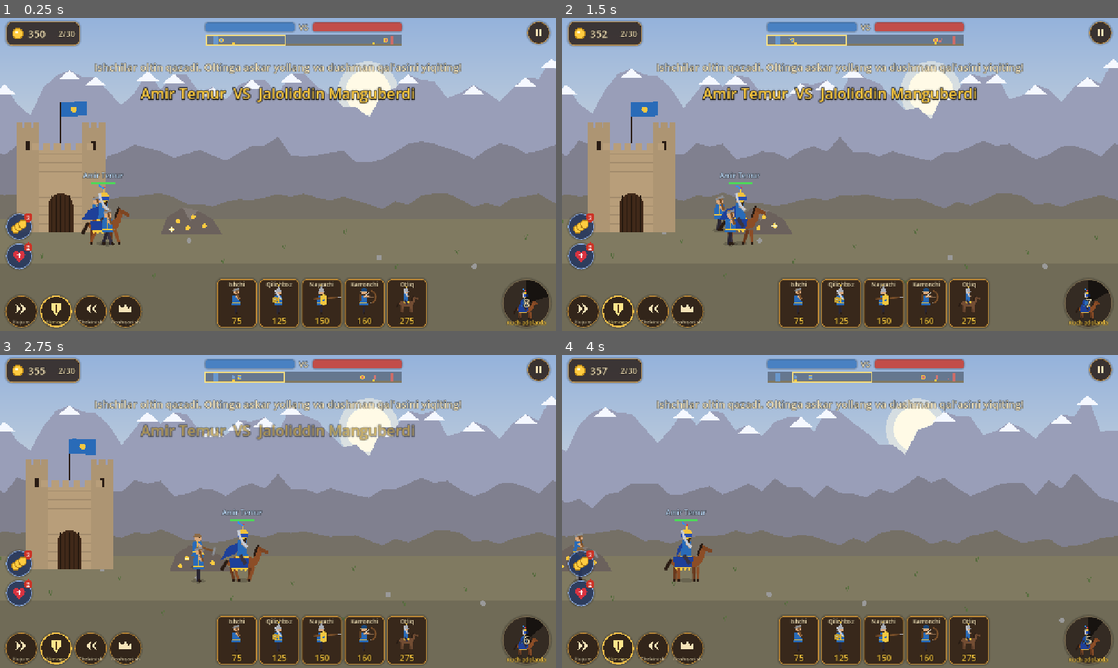
Above: before the commit, frames 1-4 (two rows, left to right).
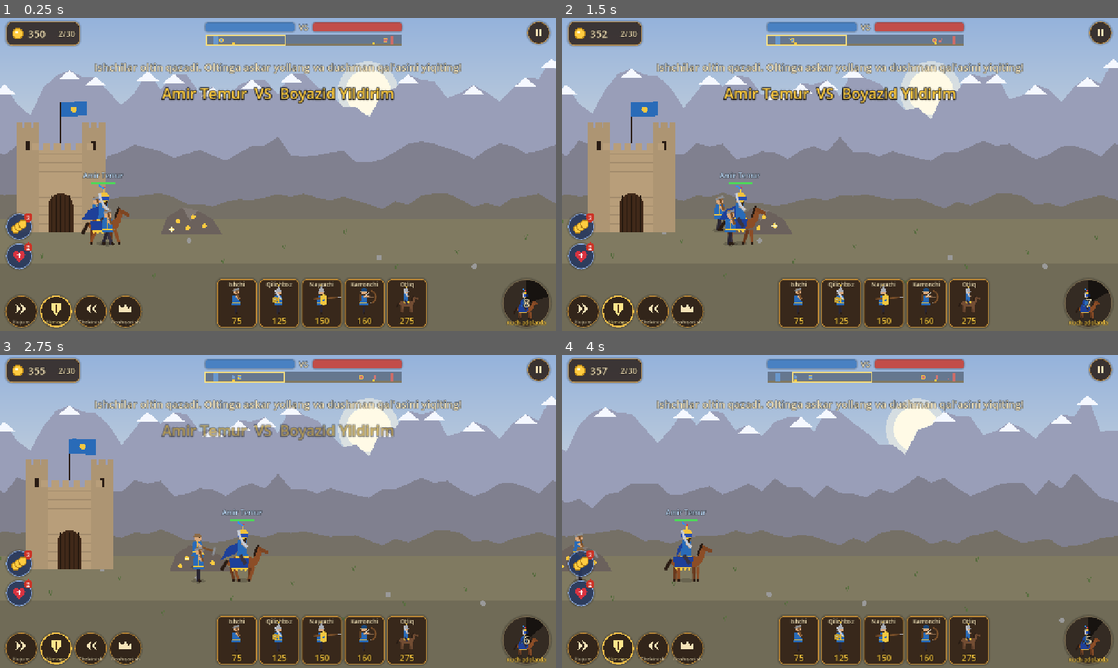
Above: after the commit, the same moments.

Repository: bekzodbeknematov8-cpu/lost-centuries-game
Game: Godot game, scene res://scenes/battle.tscn
Two runs of this game, one before a commit and one after it. Both use one fixed random seed, a clock stepped at 60 frames per second and the inputs below. This scene is started directly instead of the project's main scene.
Inputs (mouse positions are in pixels of both pictures, inside the frame that each line leads up to):
- Up to frame 1 (0.25 s): no input
- Up to frame 2 (1.5 s): tap Enter at 0.5 s; move the mouse to (962, 158) at 0.52 s; hold D 0.53-1.25 s; click (962, 158) at 0.67 s; tap Space at 0.77 s; drag from (728, 190) to (812, 237) at 1.27 s
- Up to frame 3 (2.75 s): move the mouse to (333, 442) at 2.02 s; hold D from 2.03 s (still down)
- Up to frame 4 (4 s): release D at 2.75 s; drag from (812, 574) to (673, 464) at 2.77 s; move the mouse to (1006, 558) at 3.52 s; hold A from 3.53 s (still down); tap Space at 3.77 s

The runs differ from the first frame. In frame 1, 1.6% of the frame differs, in the area x 25-75%, y 6-28%; in frame 2, 1.6%; in frame 3, 1.4%; in frame 4, nothing differs.

Commit message:
Yangi sarkarda Bobur (1-qism): To'p zarbasi kuchi, ko'rinish, ovoz
Bobur erkin jang, turnir va ustaxonada; zambarak portlashi (zarar, itarish,
karaxtlik), yangi ovoz. Tuzatildi: kuch tugmasidagi to'liq doira poligoni.
Smoke test endi 'Invalid polygon' xatosini ham ushlaydi.

Co-Authored-By: Claude Opus 5.5 <noreply@anthropic.com>
Claude-Session: https://claude.ai/code/session_01AUvG8mVZ2xcqJ9Wfw9UwnE

Diff:
--- a/data/heroes.json
+++ b/data/heroes.json
@@ -193,6 +193,56 @@
 			"stun": 1.5
 		}
 	},
+	"bobur": {
+		"name": "HERO_BOBUR",
+		"title": "HERO_BOBUR_TITLE",
+		"hero": true,
+		"cost": 0,
+		"value": 720,
+		"pop": 0,
+		"hp": 840,
+		"damage": 27,
+		"range": 36,
+		"cooldown": 0.9,
+		"speed": 135,
+		"armor": 6,
+		"class": "melee",
+		"tags": [
+			"cavalry",
+			"hero"
+		],
+		"weapon": "sabre",
+		"armor_type": "metal",
+		"mount": true,
+		"bonus": {},
+		"look": {
+			"cape": [
+				0.1,
+				0.42,
+				0.28
+			],
+			"helm": "bobur_turban",
+			"plume": [
+				0.95,
+				0.82,
+				0.3
+			]
+		},
+		"ability": {
+			"id": "cannon",
+			"name": "ABIL_CANNON",
+			"desc": "ABIL_CANNON_DESC",
+			"cooldown": 30,
+			"dist": 300,
+			"radius": 85,
+			"damage": 55,
+			"ticks": 3,
+			"spread": 90,
+			"interval": 0.55,
+			"knock": 45,
+			"stun": 0.8
+		}
+	},
 	"sardor": {
 		"name": "HERO_SARDOR",
 		"title": "HERO_SARDOR_TITLE",
--- a/data/strings.json
+++ b/data/strings.json
@@ -304,6 +304,30 @@
 		"en": "Charges like lightning, striking and stunning every enemy in his path.",
 		"ru": "Молнией проносится вперёд, поражая и оглушая всех врагов на пути.",
 		"tr": "Yıldırım gibi atılır; yolundaki tüm düşmanları vurur ve sersemletir."
+	},
+	"HERO_BOBUR": {
+		"uz": "Zahiriddin Bobur",
+		"en": "Babur",
+		"ru": "Бабур",
+		"tr": "Babür Şah"
+	},
+	"HERO_BOBUR_TITLE": {
+		"uz": "Shoir, Boburiylar saltanati asoschisi (1483–1530)",
+		"en": "Poet, founder of the Mughal Empire (1483–1530)",
+		"ru": "Поэт, основатель империи Великих Моголов (1483–1530)",
+		"tr": "Şair, Babür İmparatorluğu'nun kurucusu (1483–1530)"
+	},
+	"ABIL_CANNON": {
+		"uz": "To'p zarbasi",
+		"en": "Cannon Barrage",
+		"ru": "Пушечный залп",
+		"tr": "Top Atışı"
+	},
+	"ABIL_CANNON_DESC": {
+		"uz": "Zambaraklar dushman to'dasiga ketma-ket uch marta o'q uzadi: zarar, itarib yuborish va karaxtlik.",
+		"en": "Cannons fire three blasts in a row into the enemy ranks: damage, knockback and a short stun.",
+		"ru": "Пушки трижды бьют по вражескому строю: урон, отбрасывание и короткое оглушение.",
+		"tr": "Toplar düşman safına art arda üç atış yapar: hasar, geri itme ve kısa sersemletme."
 	},
 	"CAMPAIGN": {
 		"uz": "Kampaniya",
--- a/data/upgrades.json
+++ b/data/upgrades.json
@@ -8,5 +8,5 @@
 		"start_gold": {"name": "UPG_START_GOLD", "desc": "UPG_START_GOLD_DESC", "icon": "coin",   "max": 5,  "base_cost": 100, "growth": 1.55, "per_level": 50},
 		"hero_power": {"name": "UPG_HERO",       "desc": "UPG_HERO_DESC",       "icon": "crown",  "max": 10, "base_cost": 160, "growth": 1.42, "per_level": 0.06}
 	},
-	"hero_prices": {"chingiz": 0, "jaloliddin": 1500, "temur": 2500, "boyazid": 3500}
+	"hero_prices": {"chingiz": 0, "jaloliddin": 1500, "temur": 2500, "boyazid": 3500, "bobur": 4500}
 }
--- a/scripts/autoload/game_state.gd
+++ b/scripts/autoload/game_state.gd
@@ -279,7 +279,7 @@
 
 func heroes_owned_count() -> int:
 	var n := 0
-	for h in ["chingiz", "jaloliddin", "temur", "boyazid"]:
+	for h in ["chingiz", "jaloliddin", "temur", "boyazid", "bobur"]:
 		if hero_owned(h):
 			n += 1
 	return n
--- a/scripts/sim/battle_sim.gd
+++ b/scripts/sim/battle_sim.gd
@@ -224,6 +224,10 @@
 				if dx > -10.0 and dx < float(a.dist): n += 1
 			"rally":
 				if absf(e.x - h.x) < 500.0: n += 1
+			"cannon":
+				var cc := _rain_center(h, a, dir)
+				var half := float(a.spread) * (int(a.ticks) - 1) * 0.5 + float(a.radius)
+				if absf(e.x - (cc + dir * float(a.spread) * (int(a.ticks) - 1) * 0.5)) < half: n += 1
 	return n
 
 
@@ -265,6 +269,14 @@
 			h.dash_to = clampf(h.x + dir * float(a.dist), 40.0, WORLD_LEN - 40.0)
 			h.dash_hit = {}
 			ev.to = h.dash_to
+		"cannon":
+			# Zambaraklar: to'daga ketma-ket bir nechta portlash (oldinga qarab siljiydi)
+			var cc := _rain_center(h, a, dir)
+			zones.append({"kind": "cannon", "team": team_idx, "x": cc, "dir": dir, "radius": float(a.radius),
+				"damage": float(a.damage), "ticks": int(a.ticks), "total": int(a.ticks), "spread": float(a.spread),
+				"interval": float(a.interval), "knock": float(a.knock), "stun": float(a.stun), "t": 0.0, "next": 0.5})
+			ev.x = cc
+			h.attack_anim = 0.35
 		"rally":
 			t.buff_time = float(a.duration)
 			t.buff_dmg = float(a.damage_mult)
@@ -369,10 +381,21 @@
 		if z.next <= 0.0 and z.ticks > 0:
 			z.ticks -= 1
 			z.next = z.interval
-			for e in units:
-				if e.team != z.team and e.is_alive() and absf(e.x - z.x) < z.radius:
-					_pending_hits.append([e, z.damage, "arrow", null])
-			events.append({"type": "rain_tick", "team": z.team, "x": z.x})
+			if z.kind == "cannon":
+				var bx: float = z.x + z.dir * z.spread * float(z.total - 1 - z.ticks)
+				for e in units:
+					if e.team != z.team and e.is_alive() and absf(e.x - bx) < z.radius:
+						_pending_hits.append([e, z.damage, "blast", null])
+						e.stun = maxf(e.stun, z.stun)
+						if not e.hero:
+							e.x = clampf(e.x + signf(e.x - bx if e.x != bx else z.dir) * z.knock, 20.0, WORLD_LEN - 20.0)
+							_idx_new.append(e)
+				events.append({"type": "cannon_blast", "team": z.team, "x": bx})
+			else:
+				for e in units:
+					if e.team != z.team and e.is_alive() and absf(e.x - z.x) < z.radius:
+						_pending_hits.append([e, z.damage, "arrow", null])
+				events.append({"type": "rain_tick", "team": z.team, "x": z.x})
 		if z.ticks > 0 or z.next > -0.5:
 			keep.append(z)
 	zones = keep
--- a/scripts/ui/hero_select.gd
+++ b/scripts/ui/hero_select.gd
@@ -1,7 +1,7 @@
 extends Control
 ## Jangdan oldin qahramon tanlash ekrani.
 
-const ORDER := ["chingiz", "jaloliddin", "temur", "boyazid"]
+const ORDER := ["chingiz", "jaloliddin", "temur", "boyazid", "bobur"]
 
 var _t := 0.0
 var _cards: Array = []
--- a/scripts/ui/hud.gd
+++ b/scripts/ui/hud.gd
@@ -203,10 +203,13 @@
 		elif team.ability_cd > 0.0:
 			var a: Dictionary = _u.def.ability
 			var k := team.ability_cd / float(a.cooldown)
-			var pts := PackedVector2Array([c])
-			for i in 33:
-				pts.append(c + Vector2.from_angle(-PI / 2 + TAU * k * i / 32.0) * (size.x * 0.5 - 3))
-			if k > 0.01:
+			if k >= 0.995:
+				# To'liq doira: poligon o'z boshiga qaytib "buziladi", shuning uchun oddiy doira
+				draw_circle(c, size.x * 0.5 - 3, Color(0, 0, 0, 0.55))
+			elif k > 0.01:
+				var pts := PackedVector2Array([c])
+				for i in 33:
+					pts.append(c + Vector2.from_angle(-PI / 2 + TAU * k * i / 32.0) * (size.x * 0.5 - 3))
 				draw_colored_polygon(pts, Color(0, 0, 0, 0.55))
 			var txt2 := "%d" % ceili(team.ability_cd)
 			draw_string_outline(font, Vector2(0, c.y + 10), txt2, HORIZONTAL_ALIGNMENT_CENTER, size.x, 28, 5, Color.BLACK)
--- a/scripts/ui/tournament_screen.gd
+++ b/scripts/ui/tournament_screen.gd
@@ -1,7 +1,7 @@
 extends Control
 ## Turnir: sarkarda tanlash, 8 raundli zinapoya, boshlash/davom ettirish.
 
-const HEROES := ["chingiz", "jaloliddin", "temur", "boyazid"]
+const HEROES := ["chingiz", "jaloliddin", "temur", "boyazid", "bobur"]
 
 var _t := 0.0
 var _hero := ""
@@ -67,7 +67,7 @@
 	add_child(hb)
 	for h in HEROES:
 		var b := Button.new()
-		b.custom_minimum_size = Vector2(230, 46)
+		b.custom_minimum_size = Vector2(212, 46)
 		b.text = tr(str(GameData.heroes[h].name))
 		b.clip_text = true
 		b.pressed.connect(func() -> void:
@@ -138,7 +138,7 @@
 		b.text = tr(str(GameData.heroes[h].name))
 		var bfs := 22
 		var bf := b.get_theme_default_font()
-		while bfs > 13 and bf.get_string_size(b.text, HORIZONTAL_ALIGNMENT_LEFT, -1, bfs).x > b.custom_minimum_size.x - 20:
+		while bfs > 11 and bf.get_string_size(b.text, HORIZONTAL_ALIGNMENT_LEFT, -1, bfs).x > b.custom_minimum_size.x - 34:
 			bfs -= 1
 		b.add_theme_font_size_override("font_size", bfs)
 		b.add_theme_stylebox_override("normal", UITheme.box(Color(0.5, 0.3, 0.08) if h == _hero else Color(0.25, 0.15, 0.08), Painter.GOLD if h == _hero else Color(0.5, 0.38, 0.2), 10, 3 if h == _hero else 2))
--- a/scripts/ui/workshop.gd
+++ b/scripts/ui/workshop.gd
@@ -169,7 +169,7 @@
 	ht.add_theme_font_size_override("font_size", 26)
 	ht.add_theme_color_override("font_color", Painter.GOLD)
 	hv.add_child(ht)
-	for hid in ["chingiz", "jaloliddin", "temur", "boyazid"]:
+	for hid in ["chingiz", "jaloliddin", "temur", "boyazid", "bobur"]:
 		var row := HBoxContainer.new()
 		row.add_theme_constant_override("separation", 8)
 		hv.add_child(row)
--- a/scripts/view/battle.gd
+++ b/scripts/view/battle.gd
@@ -325,6 +325,9 @@
 					Sfx.play("thunder", 1.0, 0.03)
 					_effects.append({"kind": "lightning", "from": x, "to": float(e.to), "t": 0.0, "life": 0.6, "seed": randi()})
 					_shake = minf(1.2, _shake + 0.5)
+				"cannon":
+					Sfx.play("drum", 1.0, 0.0)
+					Sfx.play("horn_attack", 0.6, 0.0)
 				"rally":
 					Sfx.play("rally", 1.0, 0.0)
 					_effects.append({"kind": "ring", "pos": Vector2(x, _unit_y(0.55) - 40.0), "t": 0.0, "life": 1.2, "color": Painter.GOLD})
@@ -337,6 +340,14 @@
 			_shake = minf(1.2, _shake + 0.6)
 			_effects.append({"kind": "ring", "pos": Vector2(x, _unit_y(0.55)), "t": 0.0, "life": 0.6, "color": Color(0.85, 0.75, 0.55)})
 			_add_dust(Vector2(x, _unit_y(0.55)), 10)
+		"cannon_blast":
+			Sfx.play("cannon", maxf(0.5, _vol_at(x)), 0.06)
+			_shake = minf(1.2, _shake + 0.45)
+			var gp := Vector2(x, _unit_y(0.55))
+			_effects.append({"kind": "blast", "pos": gp, "t": 0.0, "life": 0.5})
+			_effects.append({"kind": "ring", "pos": gp, "t": 0.0, "life": 0.5, "color": Color(1.0, 0.7, 0.3)})
+			_add_dust(gp, 12)
+			_add_debris(gp)
 		"rain_tick":
 			Sfx.play("arrow_flesh", _vol_at(x) * 0.5)
 			for i in 9:
@@ -601,6 +612,14 @@
 				var d := Vector2(fx.dir * 260.0, 900.0).normalized()
 				draw_line(fx.pos - d * 22.0, fx.pos, Painter.WOOD.lightened(0.2), 2.0)
 				draw_line(fx.pos - d * 22.0, fx.pos - d * 16.0 + d.orthogonal() * 4.0, Color(0.95, 0.95, 0.9), 1.5)
+			"blast":
+				# Portlash chaqnashi (qonsiz): sariq-to'q sariq yorug'lik va tutun
+				var bp: Vector2 = fx.pos
+				draw_circle(bp + Vector2(0, -30), 20.0 + k * 70.0, Color(1.0, 0.85, 0.4, 0.75 * (1.0 - k)))
+				draw_circle(bp + Vector2(0, -30), 10.0 + k * 40.0, Color(1.0, 0.98, 0.85, 0.9 * (1.0 - k)))
+				for j in 5:
+					var ang := TAU * j / 5.0 + 0.4
+					draw_circle(bp + Vector2(cos(ang) * 40.0, -30.0 + sin(ang) * 18.0) * (0.5 + k), 14.0 + k * 16.0, Color(0.45, 0.42, 0.4, 0.5 * (1.0 - k)))
 			"ring":
 				var rc: Color = fx.color
 				rc.a = 1.0 - k
--- a/scripts/view/painter.gd
+++ b/scripts/view/painter.gd
@@ -191,6 +191,18 @@
 			ci.draw_line(head + Vector2(0, -15), head + Vector2(0, -22), _c(GOLD, a), 3.0)
 			ci.draw_circle(head + Vector2(0, -23), 2.5, _c(Color(0.9, 0.2, 0.2), a))
 			ci.draw_line(head + Vector2(0, -21), head + Vector2(-9, -27), _c(plume, a), 3.0)
+		"bobur_turban":
+			# Temuriylar uslubidagi yashil salla, oq bog'ich va oltin jig'a
+			var tp := PackedVector2Array()
+			for i in 18:
+				var ang := TAU * i / 18.0
+				tp.append(head + Vector2(cos(ang) * 11.5, -11.0 + sin(ang) * 9.0))
+			ci.draw_colored_polygon(tp, _c(Color(0.12, 0.45, 0.28), a))
+			ci.draw_line(head + Vector2(-11, -8), head + Vector2(11, -14), _c(Color(0.96, 0.94, 0.86), a), 3.0)
+			ci.draw_line(head + Vector2(-10, -14), head + Vector2(10, -8), _c(Color(0.96, 0.94, 0.86), a), 2.0)
+			ci.draw_colored_polygon(PackedVector2Array([head + Vector2(-3, -19), head + Vector2(3, -19), head + Vector2(0, -25)]), _c(GOLD, a))
+			ci.draw_circle(head + Vector2(0, -18), 2.5, _c(Color(0.85, 0.15, 0.2), a))
+			ci.draw_line(head + Vector2(1, -22), head + Vector2(-5, -32), _c(plume, a), 2.5)
 		"white_turban":
 			var pts := PackedVector2Array()
 			for i in 18:
--- a/tests/run_tests.gd
+++ b/tests/run_tests.gd
@@ -1060,3 +1060,40 @@
 	st2.load_file()
 	check(bool(st2.data.tournament.active) and int(st2.data.tournament.round) == 1 and str(st2.data.tournament.hero) == "boyazid", "turnir holati saqlanmadi")
 	DirAccess.remove_absolute(ProjectSettings.globalize_path("user://test_tourn.json"))
+
+
+# --- Bobur: To'p zarbasi --------------------------------------------------------------
+
+func test_cannon_blasts_hit_and_push() -> void:
+	var s := hero_sim("bobur")
+	var h := s.hero_of(0)
+	h.x = 1000.0
+	var es := place_enemies(s, "swordsman", [1260.0, 1300.0, 1350.0, 1420.0])
+	var far: UnitState = place_enemies(s, "swordsman", [2200.0])[0]
+	var x0: Array = []
+	for e in es:
+		x0.append(e.x)
+	s.teams[0].ability_cd = 0.0
+	check(s.ability_targets(0) >= 3, "AI uchun nishonlar soni hisoblanmadi: %d" % s.ability_targets(0))
+	check(s.use_ability(0), "maxsus kuch ishlamadi")
+	var blasts := 0
+	var pushed := 0
+	for i in int(2.5 / BattleSim.STEP):
+		var before: Array = []
+		for e in es:
+			before.append(e.x)
+		s.step()
+		for ev in s.pop_events():
+			if ev.type == "cannon_blast":
+				blasts += 1
+				for k in es.size():
+					if absf(es[k].x - float(before[k])) > 20.0:
+						pushed += 1
+	check(blasts == 3, "3 ta portlash kutilgan: %d" % blasts)
+	var hurt := 0
+	for i in es.size():
+		if es[i].hp < es[i].max_hp or not es[i].is_alive():
+			hurt += 1
+	check(hurt >= 3, "portlash dushmanlarga tegmadi (%d)" % hurt)
+	check(pushed >= 1, "dushmanlar itarilmadi")
+	check(far.hp == far.max_hp, "uzoqdagi dushmanga tegmasligi kerak")
Not shown, added: assets/audio/sfx/cannon_1.wav.import
Not shown, added: assets/audio/sfx/cannon_2.wav.import
Not shown, changed: DECISIONS.md
Not shown, changed: PROGRESS.md
Not shown, added: assets/audio/sfx/cannon_1.wav
Not shown, added: assets/audio/sfx/cannon_2.wav
Not shown, changed: tools/smoke_test.sh
